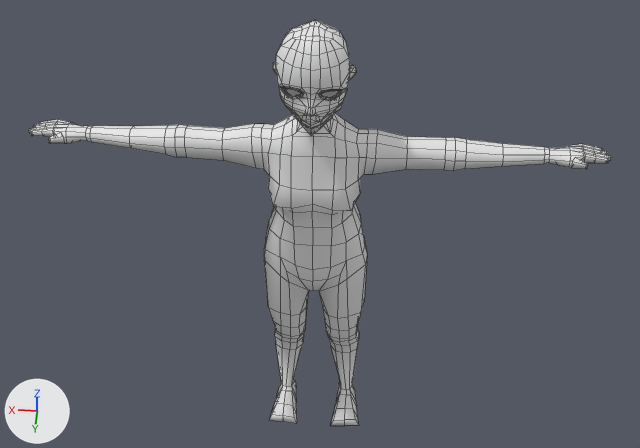
Two versions of the Blender file Thieves/Source Art/Characters/Ice Pick/Thieves.blend, one commit apart.
Rendered twice from a 50 mm lens placed at (-0.94, 11.03, 16.57), pointed at (-0.06, -0.7, 5.11). The axes (+X, +Y, +Z) are drawn at lower left. The lights are the same throughout. Mesh edges are drawn as thin lines. Materials are left out; every surface is plain grey.

The first picture shows 'EyeLashes'.
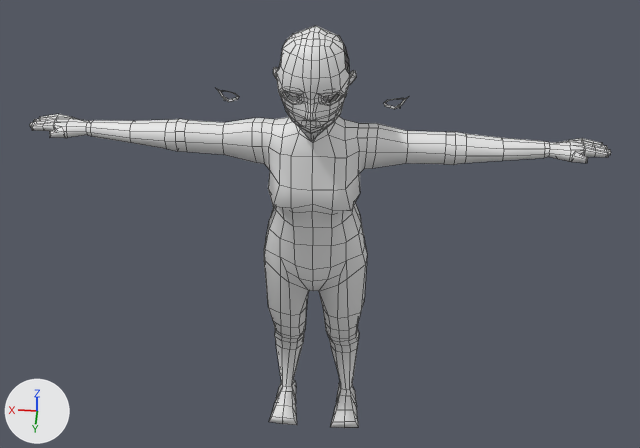
Commit message: Back up!

Location of each change, (x1, y1, x2, y2) in pixels of the pictures (640 x 448 px; the box of a moved part takes in the faces that stretch with it):
'EyeLashes', reshaped
    before: (29, 20, 611, 426)
    after: (30, 26, 611, 428)
part 1 of me_cube_002, moved or reshaped (not visible before)
    after: (216, 88, 408, 109)
part 2 of me_cube_002, moved or reshaped
    before: (29, 20, 611, 169)
    after: (30, 26, 611, 163)

The change, as a list of edits to the scene's bpy script:
```text
Change me_cube_002:
    used by ob_eyelashes; location = (0.0, 0.0, 0.0); scale = (0.703, 0.703, 0.703)
    remove me_cube_002.from_pydata(...)  # 644 vertices, 580 faces; spans x -6.88..0.0, y -1.5..0.6, z -0.06..13.49
    add me_cube_002.from_pydata(...)  # 598 vertices, 552 faces, 1 loose edge; spans x -6.88..0.0, y -1.5..0.6, z -0.06..13.35
    me_cube_002 part 1: the loose piece of 38 vertices spanning x -0.7..-0.16, y 0.2..0.4, z 12.25..12.54 is moved by (-1.37, 0.0, -0.14)
    me_cube_002 part 2: 182 vertices moved from x -6.24..0.0, y -1.36..0.57, z 9.57..12.42 to x -6.24..0.0, y -1.41..0.57, z 9.65..12.28; 237 vertices removed from x -6.88..0.0, y -1.26..0.6, z 10.18..13.49; 191 vertices added at x -6.88..0.0, y -1.26..0.6, z 10.26..13.35
```
